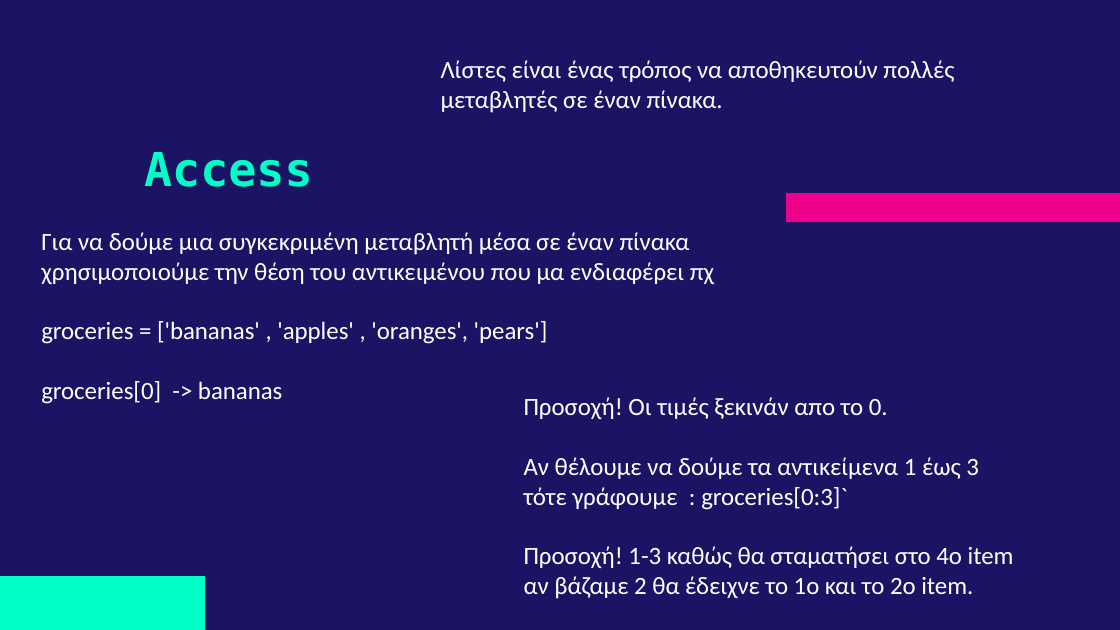
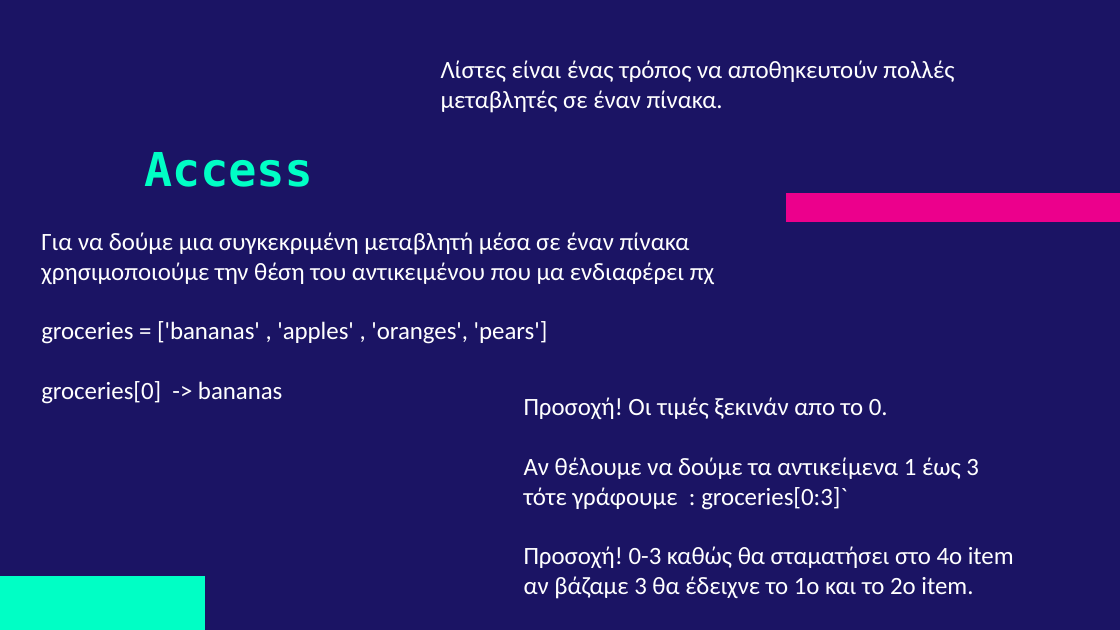
Before and after one commit to deepblue597/python_tutorial, a slide deck: slide 17 of Lesson 1 Python.pptx. Drawn at 1120x630 pixels with LibreOffice and Linux fonts; fonts in the diff are those of the drawing. Boxes give left, top, right and bottom in pixels: in the first picture for what was removed or moved away, otherwise in the second. Text is boxed around its words. In the diff, an @@ line names an element or a change of style, - is before the commit and + after.

Commit message:
fix errors in presentation

```diff
--- a/Lesson 1 Python.pptx
+++ b/Lesson 1 Python.pptx
@@ text at box(524, 546, 1014, 599): text changed @@
-Προσοχή! 1-3 καθώς θα σταματήσει στο 4ο item
-αν βάζαμε 2 θα έδειχνε το 1ο και το 2ο item.
+Προσοχή! 0-3 καθώς θα σταματήσει στο 4ο item
+αν βάζαμε 3 θα έδειχνε το 1ο και το 2ο item.
```
